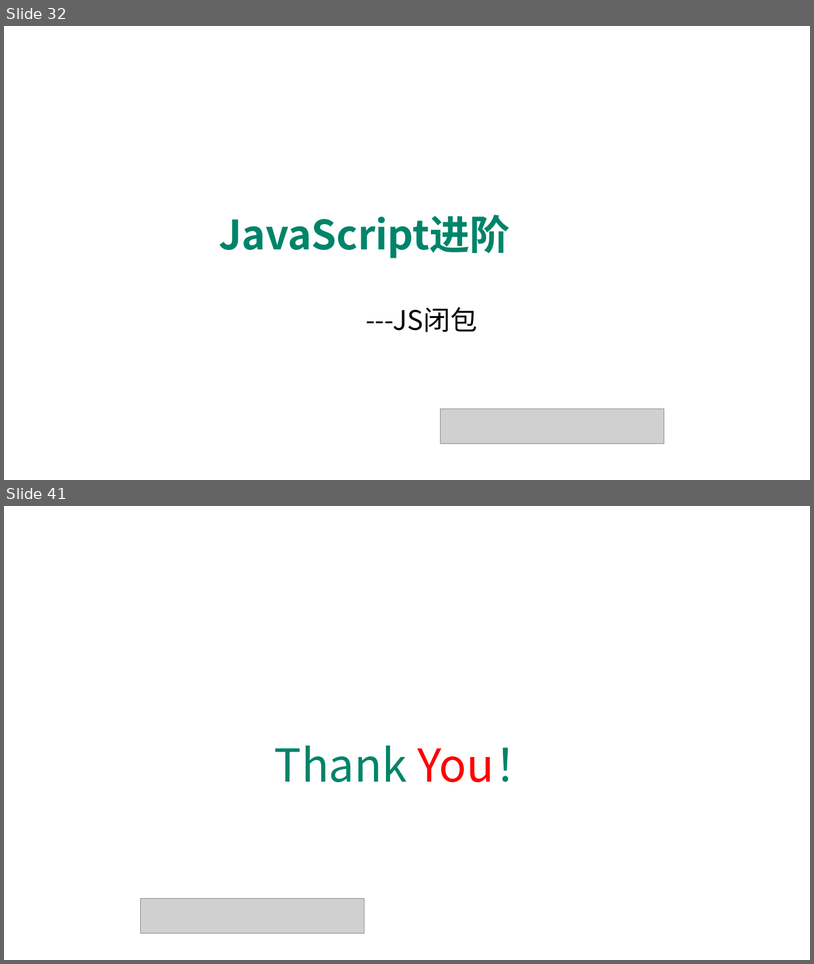
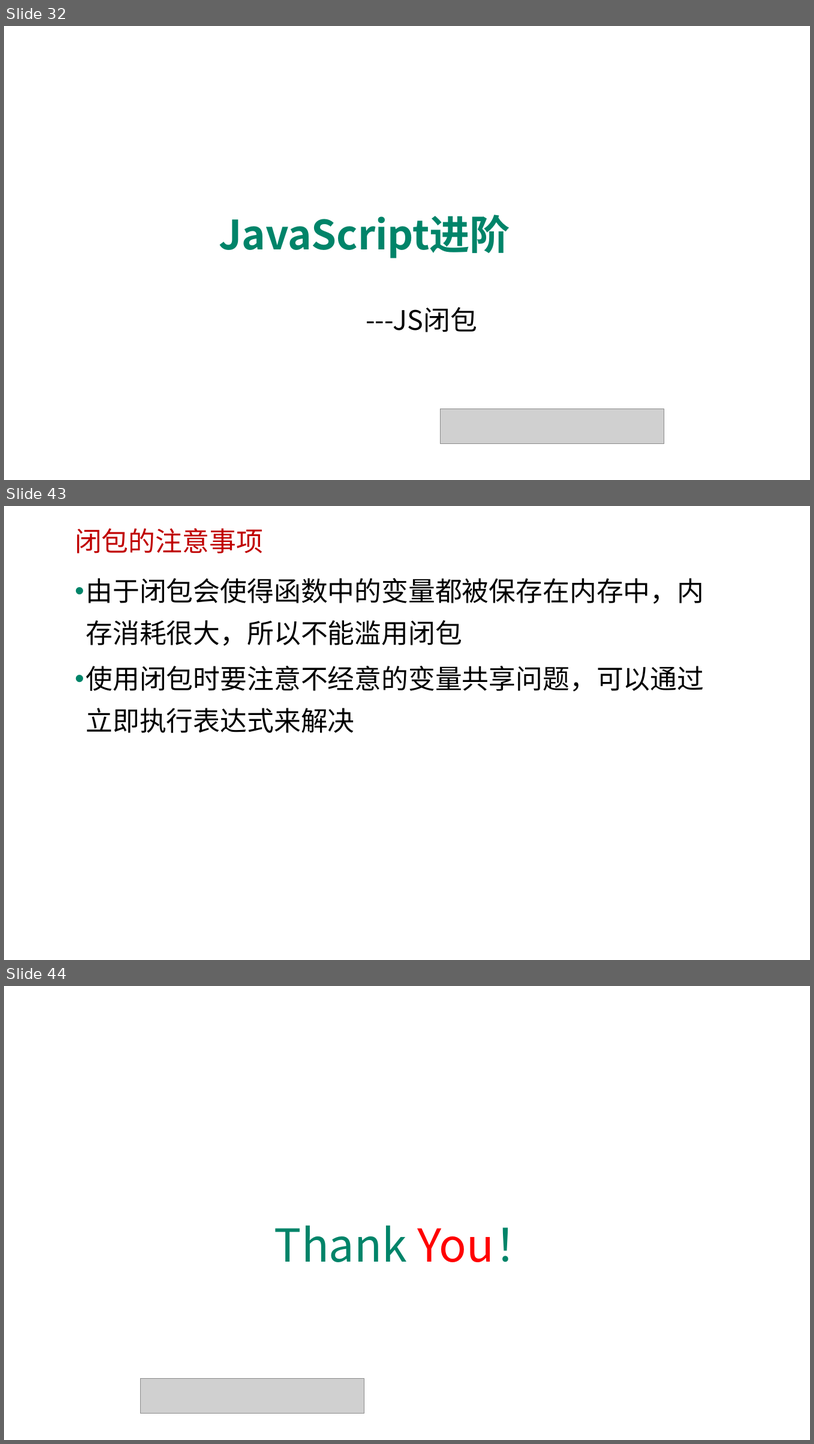
Before and after one commit to edu2act/course-javascript-advanced, a slide deck: 课程PPT/05.JavaScript函数进阶二.pptx. Shown one above the other, each under a label of ours: slides 32 and 41 before the commit, slides 32, 43 and 44 after it; the slides between them are not shown. The pictures are 814x964 and 814x1444 pixels, drawn with LibreOffice and Linux fonts; fonts in the diff are those of the drawing; grey boxes stand for pictures; background and template pictures are left out. Boxes give left, top, right and bottom in pixels: in the first picture for what was removed or moved away, otherwise in the second. Text is boxed around its words. In the diff, an @@ line names an element or a change of style, - is before the commit and + after.

```diff
--- a/课程PPT/05.JavaScript函数进阶二.pptx
+++ b/课程PPT/05.JavaScript函数进阶二.pptx
@@ slide 43 added at (x1=4, y1=506, x2=810, y2=960), background picture (left out) @@
@@ text added at (x1=75, y1=528, x2=263, y2=553), 32 pt, text #C00000 @@
+闭包的注意事项
@@ text added at (x1=86, y1=578, x2=705, y2=733), 32 pt, text #000000 @@
+• 由于闭包会使得函数中的变量都被保存在内存中，内存消耗很大，所以不能滥用闭包
+• 使用闭包时要注意不经意的变量共享问题，可以通过立即执行表达式来解决
@@ what was slide 41 is now slide 44 @@
```
Also in this commit, not shown: 7 slides changed, 4 other slides added, 15 slides removed, 8 other files.
